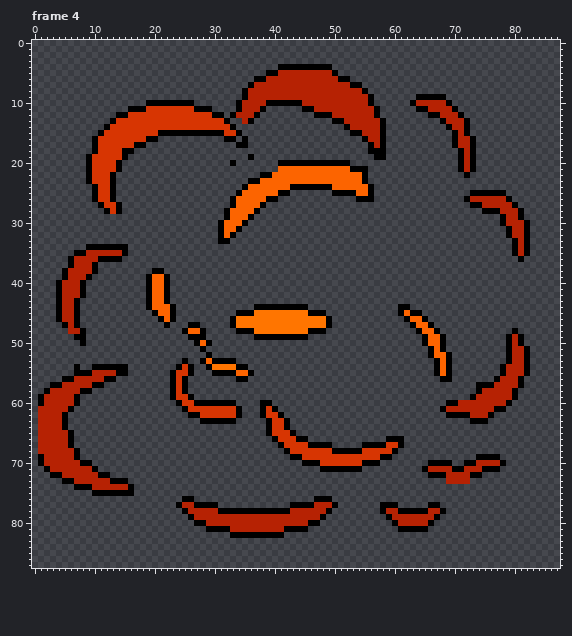
Pixel-art file: Sprites/aseprite/Explosion_Large.aseprite. Above: the version before the commit.
88x88 pixels, 5 frames. Shown: frame 4. The commit also changed other frames, which this record leaves out.
The same view after the edit:
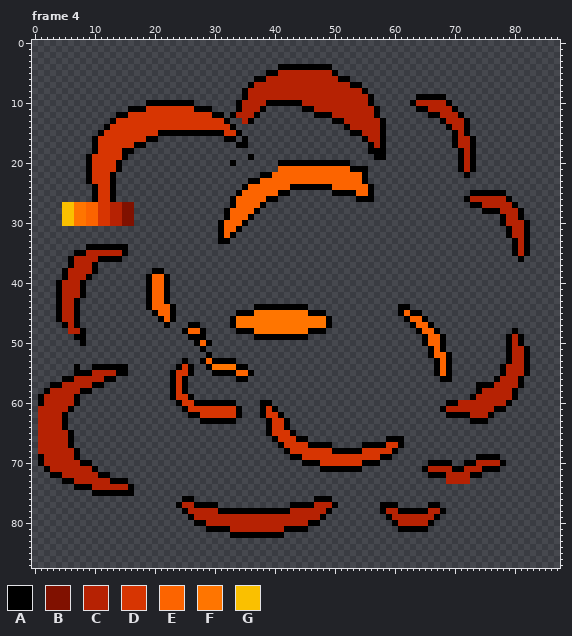
Palette (. is transparent): A #000000  B #801100  C #b62203  D #d73502  E #fc6400  F #ff7500  G #fac000
Difference:
layer "Layer 2" now shown
--- frame 4, layer "Layer 2"
@@ x 3..18 @@
 26 .......ADDA.....
-27 ........ADDA....
-28 .........ADA....
-29 ................
-30 ................
+27 ..GGFFEEDDCCBB..
+28 ..GGFFEEDDCCBB..
+29 ..GGFFEEDDCCBB..
+30 ..GGFFEEDDCCBB..
 31 ................
Pixel boxes of the changes (left, top, right, bottom) in both pictures:
changed: (62, 202, 134, 226)
